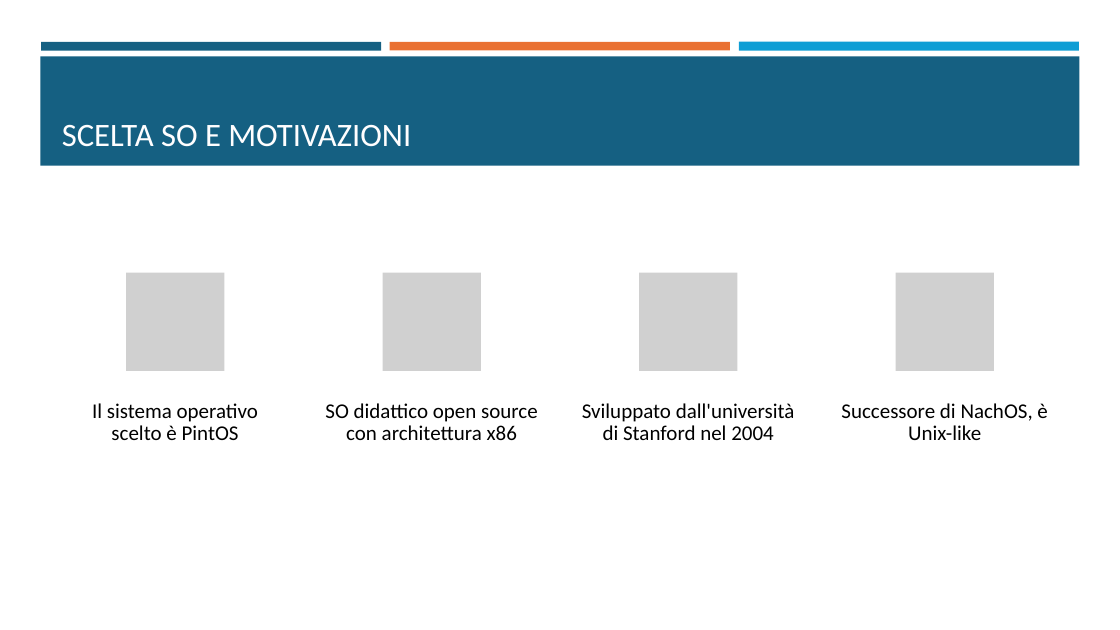
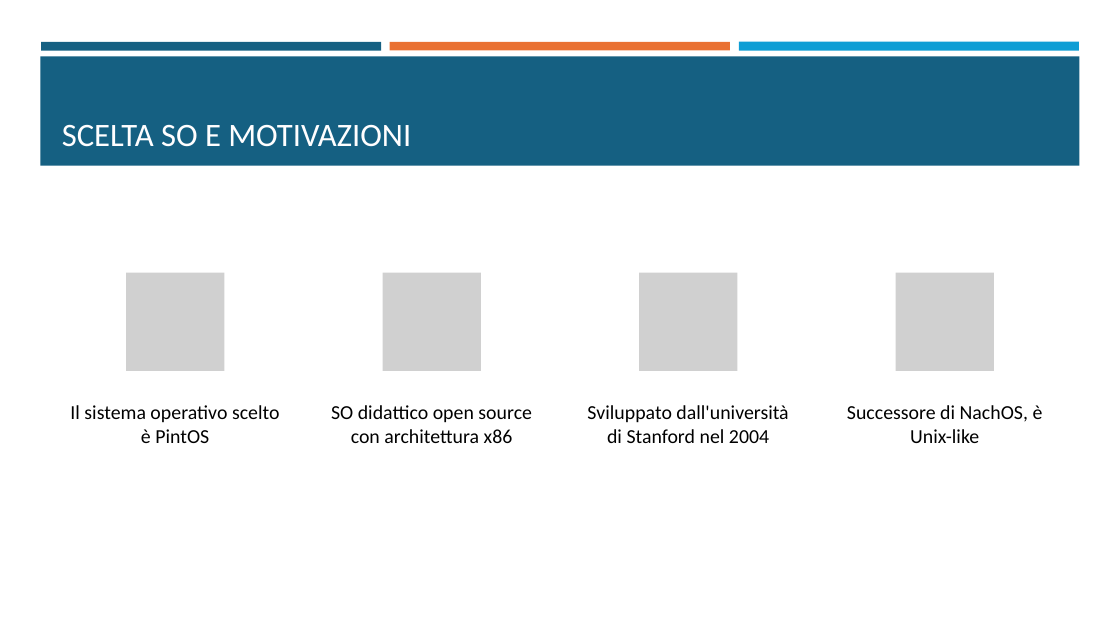
Before and after one commit to fraancyM/PintOS, a slide deck: slide 2 of Progetto_SO.pptx. Drawn at 1120x630 pixels with LibreOffice and Linux fonts; fonts in the diff are those of the drawing; grey boxes stand for pictures. Boxes give left, top, right and bottom in pixels: in the first picture for what was removed or moved away, otherwise in the second. Text is boxed around its words. In the diff, an @@ line names an element or a change of style, - is before the commit and + after.

```diff
--- a/Progetto_SO.pptx
+++ b/Progetto_SO.pptx
@@ size 18 to 17 pt; line spacing 0.9 to 1 in 4 elements at (70,405,279,443), (331,405,532,443), (587,405,788,443), (847,405,1043,443) @@
```
Also in this commit, not shown: 4 other slides changed, 2 slides added, 1 other file.
